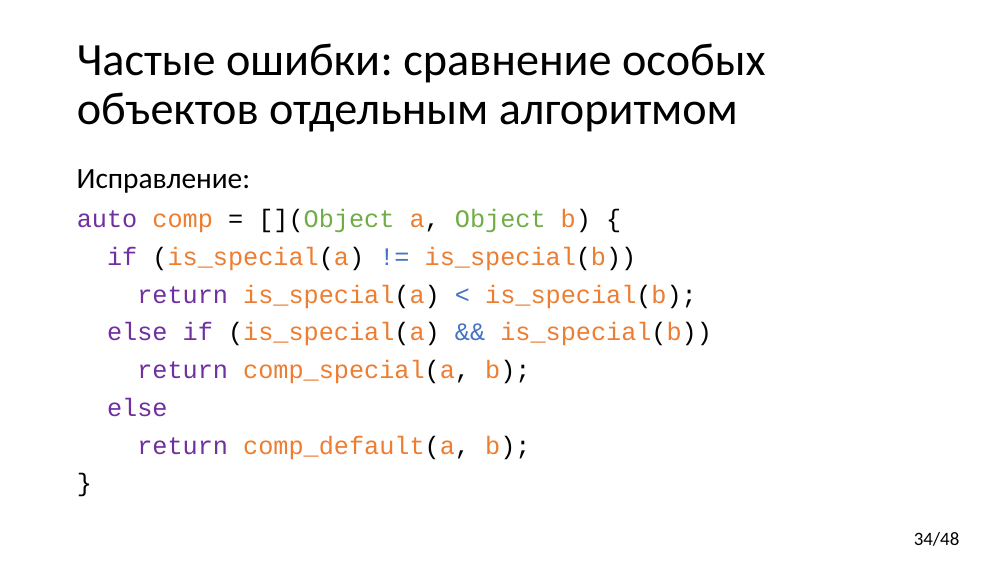
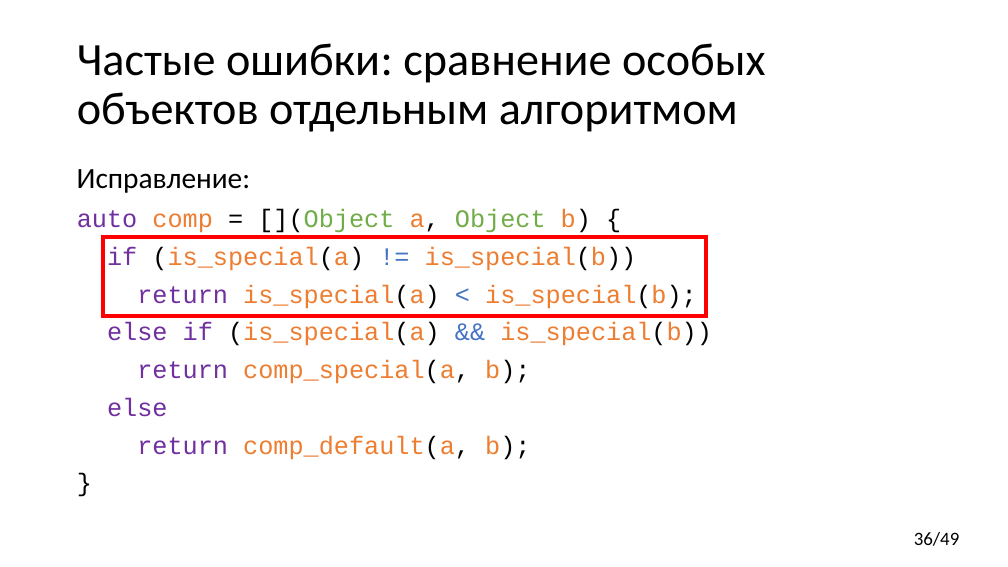
Before and after one commit to yugr/CppRussia, a slide deck: slide 36 of 2023/RU.pptx (slide 34 before the commit). Drawn at 1008x567 pixels with LibreOffice and Linux fonts; fonts in the diff are those of the drawing. Boxes give left, top, right and bottom in pixels: in the first picture for what was removed or moved away, otherwise in the second. Text is boxed around its words. In the diff, an @@ line names an element or a change of style, - is before the commit and + after.

```diff
--- a/2023/RU.pptx
+++ b/2023/RU.pptx
@@ rectangle added at box(103, 237, 706, 316), outline #FF0000 3.75 pt @@
@@ page number at box(914, 532, 960, 546): text changed @@
-34/48
+36/49
```
Also in this commit, not shown: 7 other slides changed, 1 slide added, 1 other file.
